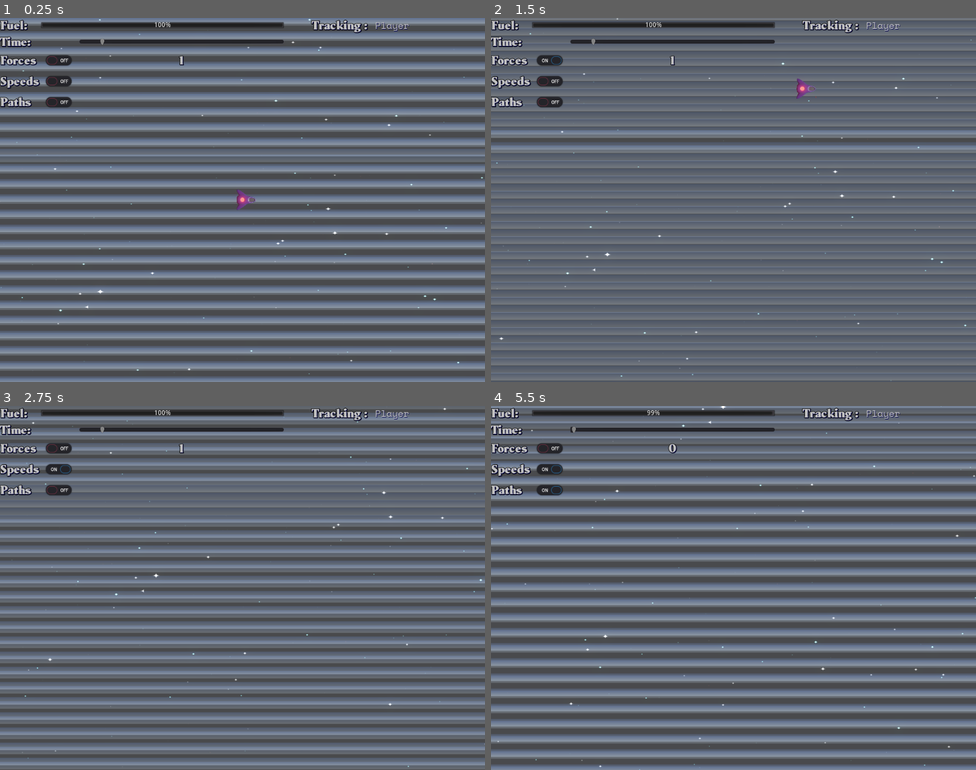
Above: before the commit, frames 1-4 (two rows, left to right).
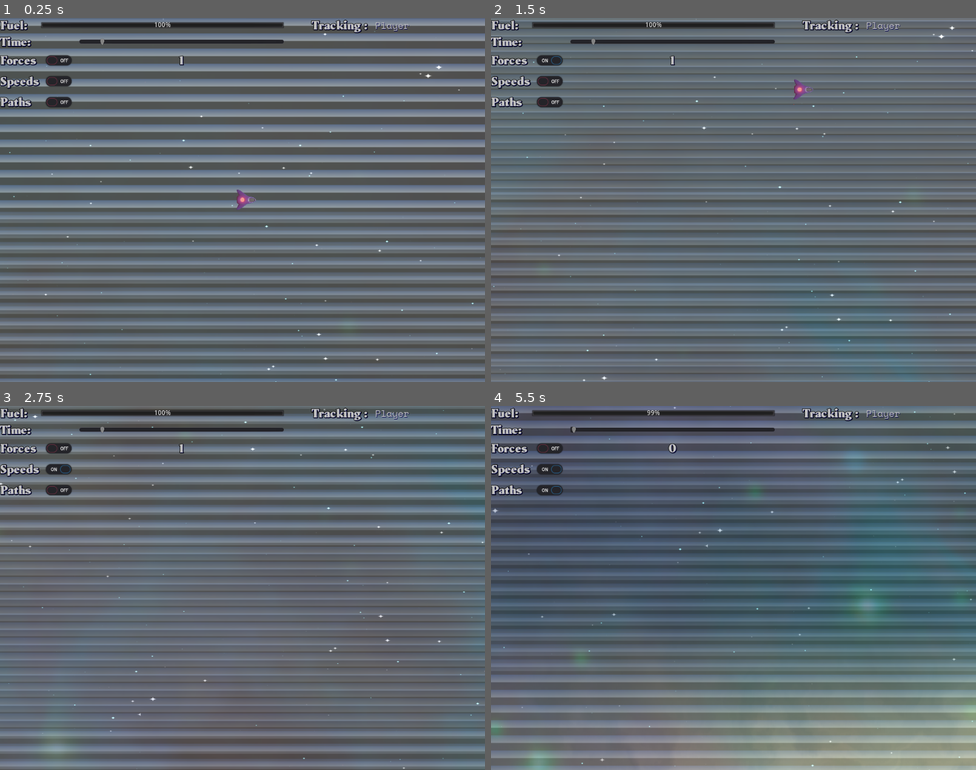
Above: after the commit, the same moments.

Repository: matheusfillipe/Space-Explorer
Game: Godot game, scene res://scenes/World.tscn
Same seed, same stepped clock (60 frames per second), same inputs: the game is played once before the commit and once after it. A sky picture missing from this copy of the repository is replaced by a grey-blue gradient.
Inputs (mouse positions are in pixels of both pictures, inside the frame that each line leads up to):
- Up to frame 1 (0.25 s): no input
- Up to frame 2 (1.5 s): click (549, 61) at 0.5 s; tap Enter at 1.25 s; drag from (733, 200) to (782, 119) at 1.27 s
- Up to frame 3 (2.75 s): click (58, 467) at 2 s
- Up to frame 4 (5.5 s): click (549, 489) at 2.75 s; drag from (636, 606) to (709, 660) at 3.52 s; move the mouse to (782, 507) at 4.27 s; hold Right (ui_right) 4.28-5 s; hold Keypad 2 (cam_down) 4.28-5 s; click (782, 507) at 4.42 s; tap Space at 4.55 s; drag from (709, 660) to (588, 533) at 5.02 s

The runs differ from the first frame. In frame 1, 63% of the frame differs, in the area x 0-100%, y 0-100%; in frame 2, 24%; in frame 3, 39%; in frame 4, 58%.

Commit message:
Added refuel nebulas
Refactor
Added global sate

Diff:
--- /dev/null
+++ b/global/GlobalSate.gd
@@ -0,0 +1,26 @@
+extends Node
+
+var kbodies = [] setget set_kbodies
+var timescale: float = 0.0 setget set_timescale
+
+signal kbody_added
+signal kbody_removed
+signal kbodies_changed
+signal timescale_changed
+
+func set_timescale(value):
+	timescale = max(0, value)
+	emit_signal("timescale_changed", timescale)
+
+func set_kbodies(value):
+	kbodies = value
+	emit_signal("kbodies_changed")
+
+func add_kbody(body):
+	kbodies.append(body)
+	emit_signal("kbody_added", body)
+
+func del_kbody(body):
+	kbodies.erase(body)
+	emit_signal("kbody_removed", body)
+	body.queue_free()
--- a/global/PlayerState.gd
+++ b/global/PlayerState.gd
@@ -1,16 +1,9 @@
 extends Node
 
 var fuel = 100 setget set_fuel
-var timescale: float = 0.0 setget set_timescale
 
 signal fuel_changed
 signal no_fuel
-signal timescale_changed
-
-func set_timescale(value):
-	timescale = max(0, value)
-	emit_signal("timescale_changed", timescale)
-
 
 func set_fuel(value):
 	fuel = max(0, min(100, value))
--- a/objects/Camera.gd
+++ b/objects/Camera.gd
@@ -13,6 +13,20 @@
 
 var drags = PoolVector2Array()
 var attached = true
+var paralax_layers = []
+
+func _ready():
+	for layer in Utils.get_children_with_type(self, ParallaxLayer):
+		paralax_layers.append([layer, layer.motion_scale])
+
+func update_paralax():
+	"""Change paralax on zooming"""
+	for layer in paralax_layers:
+		layer[0].motion_scale.x = layer[1].x / zoom.x
+		layer[0].motion_scale.y = layer[1].y / zoom.y
+
+	# HACK This is so the paralax doesn't disappear when detached
+	global_position += Vector2(0, -10)
 
 func _process(delta):
 	var input_vector = Vector2.ZERO
@@ -33,18 +47,22 @@
 	if Input.is_action_pressed("cam_reset_pos"):
 		attached = true
 		zoom = Vector2.ONE
+		update_paralax()
 
 	if Input.is_action_pressed("cam_reset_zoom"):
 		zoom = Vector2.ONE
+		update_paralax()
 
 	if Input.is_action_pressed("cam_in"):
 		zoom /= keyboard_zoom_multiplier
+		update_paralax()
 
 	if Input.is_action_pressed("cam_out"):
 		zoom *= keyboard_zoom_multiplier
+		update_paralax()
 
 	if Input.is_action_just_pressed("mouse_left_click"):
-		for body in current_scene.kbodies:
+		for body in GlobalSate.kbodies:
 			if body.has_mouse:
 				track_object = body
 				attached = true
@@ -53,11 +71,13 @@
 	if Input.is_action_just_pressed("track_player"):
 		track_object = player
 		zoom = Vector2.ONE
+		update_paralax()
 		attached = true
 
 	# Scale click areas
-	for body in current_scene.kbodies:
+	for body in GlobalSate.kbodies:
 		body.scale_click_area(zoom)
+
 
 	if attached:
 		global_position = track_object.global_position
@@ -75,7 +95,9 @@
 			if event.button_index == BUTTON_WHEEL_UP:
 				# global_position = get_global_mouse_position()
 				zoom /= scroll_wheel_zoom_multiplier
+				update_paralax()
 			# zoom out
 			if event.button_index == BUTTON_WHEEL_DOWN:
 				# global_position = get_global_mouse_position()
 				zoom *= scroll_wheel_zoom_multiplier
+				update_paralax()
--- a/objects/HUD.gd
+++ b/objects/HUD.gd
@@ -1,4 +1,6 @@
 extends CanvasLayer
+
+export var data_update_time = 0.5
 
 signal time_scale_changed
 signal toggle_forces
@@ -8,6 +10,8 @@
 var display_force = false
 var display_velocity = false
 var display_path = false
+var tracking_body = null
+var is_tracking = false
 
 onready var current_scene = get_tree().get_current_scene()
 onready var player = current_scene.get_node("Player")
@@ -19,6 +23,7 @@
 onready var forces_label = $HBoxContainer/VBoxContainer/GridContainer/forces
 onready var tracking_label = $HBoxContainer/VBoxContainer2/HBoxContainer/Tracking
 onready var hover_label = $HBoxContainer/VBoxContainer2/hover
+onready var data_timer = $DataTimer
 
 func _ready():
 # warning-ignore:return_value_discarded
@@ -26,7 +31,7 @@
 # warning-ignore:return_value_discarded
 	PlayerState.connect("no_fuel", self, "no_fuel")
 # warning-ignore:return_value_discarded
-	PlayerState.connect("timescale_changed", self, "set_timescale")
+	GlobalSate.connect("timescale_changed", self, "set_timescale")
 
 func set_timescale(value):
 	time_slider.value = value
@@ -40,13 +45,20 @@
 func set_tracking(body):
 	tracking_label.text = body.name
 
+func update_data(body):
+	hover_label.add_color_override("font_color", body.color)
+	hover_label.text = body.name + " %8dau away" % Utils.body_distance(body, player)
+	data_timer.start(data_update_time)
+	tracking_body = body
+	is_tracking = true
+
 func set_hover(body):
-	hover_label.add_color_override("font_color", body.color)
-	hover_label.text = body.name + " %5.2fau away" % Utils.body_distance(body, player)
+	update_data(body)
 	body.connect("unhovered", self, "clear_hover")
 
 func clear_hover(body):
 	hover_label.text = ""
+	is_tracking = false
 	body.disconnect("unhovered", self, "clear_hover")
 
 func _on_HSlider_value_changed(value):
@@ -74,3 +86,10 @@
 
 func _on_path_toggled(button_pressed):
 	emit_signal("toggle_paths", button_pressed)
+
+
+func _on_DataTimer_timeout():
+	if not is_tracking:
+		return
+	hover_label.text = tracking_body.name + " %8dau away" % Utils.body_distance(tracking_body, player)
+	data_timer.start(data_update_time)
--- a/objects/Player.gd
+++ b/objects/Player.gd
@@ -1,9 +1,12 @@
 extends "res://objects/KBody.gd"
 
-export var fuel_consunption_rate = 6
-export var spin_fuel_consunption_rate = 2
-export var power = 10
+export var fuel_consunption_rate = 3
+export var spin_fuel_consunption_rate = 0.5
+export var power = 12
 export var break_power = 4
+export var refuel_rate = 10
+
+onready var state = PlayerState
 
 var has_fuel = true
 var is_thrusting = false
--- a/objects/Player.tscn
+++ b/objects/Player.tscn
@@ -265,6 +265,7 @@
 
 [node name="Player" instance=ExtResource( 1 )]
 show_behind_parent = true
+collision_layer = 5
 script = ExtResource( 4 )
 
 [node name="flame" type="AnimatedSprite" parent="." index="0"]
@@ -275,7 +276,7 @@
 scale = Vector2( 0.25, 0.2 )
 frames = SubResource( 3 )
 animation = "flame"
-frame = 17
+frame = 16
 playing = true
 
 [node name="flame_right" type="AnimatedSprite" parent="." index="1"]
@@ -287,7 +288,7 @@
 scale = Vector2( 0.105713, 0.0488803 )
 frames = SubResource( 3 )
 animation = "flame"
-frame = 23
+frame = 22
 playing = true
 
 [node name="flame_left" type="AnimatedSprite" parent="." index="2"]
@@ -299,7 +300,7 @@
 scale = Vector2( 0.105713, 0.0488803 )
 frames = SubResource( 3 )
 animation = "flame"
-frame = 16
+frame = 15
 playing = true
 
 [node name="arrow" parent="Vector/center" index="0"]
--- /dev/null
+++ b/objects/Refuel.gd
@@ -0,0 +1,34 @@
+extends Area2D
+export var capacity = 20
+
+var refueling_bodies = []
+var consumed = 0
+
+onready var orig_modulate = modulate
+
+func _process(delta):
+	if consumed > capacity:
+		queue_free()
+		return
+
+	var fueling = false
+	for body in refueling_bodies:
+		if body.state.fuel >= 100:
+			continue
+		body.state.fuel += body.refuel_rate * delta
+		consumed += body.refuel_rate * delta
+		fueling = true
+	if fueling:
+		modulate.b = max(max(orig_modulate.r, orig_modulate.g), orig_modulate.b)
+		modulate.r = 1
+		modulate.g = 1
+	else:
+		modulate = orig_modulate
+	modulate.a = clamp((capacity - consumed) / capacity, 0, 1)
+
+func _on_Refuel_body_entered(body):
+	refueling_bodies.append(body)
+
+
+func _on_Refuel_body_exited(body):
+	refueling_bodies.erase(body)
--- /dev/null
+++ b/objects/Refuel.tscn
@@ -0,0 +1,54 @@
+[gd_scene load_steps=10 format=2]
+
+[ext_resource path="res://objects/Refuel.gd" type="Script" id=1]
+[ext_resource path="res://assets/White.png" type="Texture" id=2]
+[ext_resource path="res://shaders/fog.shader" type="Shader" id=3]
+
+[sub_resource type="Gradient" id=5]
+offsets = PoolRealArray( 0, 0, 0.0818584, 0.424779, 0.50885, 0.891593, 1 )
+colors = PoolColorArray( 0, 0, 0, 1, 0, 0, 0, 1, 0.210156, 0.210156, 0.210156, 1, 1, 1, 1, 1, 1, 1, 1, 1, 0.171875, 0.14452, 0.14452, 1, 0, 0, 0, 1 )
+
+[sub_resource type="GradientTexture" id=6]
+gradient = SubResource( 5 )
+
+[sub_resource type="OpenSimplexNoise" id=3]
+
+[sub_resource type="NoiseTexture" id=4]
+seamless = true
+noise = SubResource( 3 )
+
+[sub_resource type="ShaderMaterial" id=2]
+shader = ExtResource( 3 )
+shader_param/hdr_threshold = 0.0
+shader_param/octaves = 10
+shader_param/starting_amplitude = 0.387
+shader_param/starting_frequency = 0.8
+shader_param/shift = 0.0
+shader_param/velocity = Vector2( 0.08, 0.01 )
+shader_param/fog_color = Color( 3, 2, 2, 1 )
+shader_param/dissolve_value = 0.76
+shader_param/dissolve_cut = false
+shader_param/dissolve_rotate = true
+shader_param/noise = SubResource( 4 )
+shader_param/dissolve_noise_img = SubResource( 6 )
+
+[sub_resource type="CircleShape2D" id=7]
+radius = 74.0
+
+[node name="Refuel" type="Area2D"]
+collision_layer = 0
+collision_mask = 4
+script = ExtResource( 1 )
+
+[node name="Black" type="Sprite" parent="."]
+modulate = Color( 3, 3, 2, 1 )
+material = SubResource( 2 )
+scale = Vector2( 0.3, 0.3 )
+texture = ExtResource( 2 )
+
+[node name="CollisionShape2D" type="CollisionShape2D" parent="."]
+visible = false
+shape = SubResource( 7 )
+
+[connection signal="body_entered" from="." to="." method="_on_Refuel_body_entered"]
+[connection signal="body_exited" from="." to="." method="_on_Refuel_body_exited"]
--- a/project.godot
+++ b/project.godot
@@ -19,6 +19,7 @@
 
 Utils="*res://global/Utils.gd"
 PlayerState="*res://global/PlayerState.gd"
+GlobalSate="*res://global/GlobalSate.gd"
 
 [display]
 
@@ -91,6 +92,7 @@
 
 2d_physics/layer_1="Colision"
 2d_physics/layer_2="Click"
+2d_physics/layer_3="Player"
 
 [physics]
 
--- a/scenes/DrawingCanvas.gd
+++ b/scenes/DrawingCanvas.gd
@@ -1,12 +1,10 @@
 extends Node2D
-
-var kbodies = []
 
 func _ready():
 	set_process(true)
 
 func _draw():
-	for body in kbodies:
+	for body in GlobalSate.kbodies:
 		if body.display_path:
 			if body.mark_path():
 				draw_polyline(body.tracked_path, body.color, 1)
--- a/scenes/HUD.tscn
+++ b/scenes/HUD.tscn
@@ -206,7 +206,12 @@
 margin_bottom = 66.0
 custom_fonts/font = SubResource( 1 )
 
+[node name="DataTimer" type="Timer" parent="."]
+wait_time = 0.5
+one_shot = true
+
 [connection signal="value_changed" from="HBoxContainer/VBoxContainer/GridContainer/HSlider" to="." method="_on_HSlider_value_changed"]
 [connection signal="toggled" from="HBoxContainer/VBoxContainer/GridContainer/forces" to="." method="_on_forces_toggled"]
 [connection signal="toggled" from="HBoxContainer/VBoxContainer/GridContainer/velocity" to="." method="_on_velocity_toggled"]
 [connection signal="toggled" from="HBoxContainer/VBoxContainer/GridContainer/path" to="." method="_on_path_toggled"]
+[connection signal="timeout" from="DataTimer" to="." method="_on_DataTimer_timeout"]
--- a/scenes/World.gd
+++ b/scenes/World.gd
@@ -6,6 +6,8 @@
 onready var hud = $HUD
 onready var canvas = $DrawCanvas
 
+export var G = 50000
+export var max_arrow_scale = 1000
 export var simulation_speed: float = 0.0
 export var timescale_keymap = {
 	KEY_1: .1,
@@ -27,14 +29,16 @@
 
 func _ready():
 	Engine.time_scale = simulation_speed * simulation_speed_faker
+	Utils.G = G
 	for body in Utils.get_children_with_type(self, KBody):
 		# warning-ignore:return_value_discarded
 		body.connect("hovered", hud, "set_hover")
+		body.max_display_vector_scale = min(body.max_display_vector_scale, max_arrow_scale)
 		kbodies.append(body)
 
 	print(kbodies)
-	PlayerState.timescale = simulation_speed
-	canvas.kbodies = kbodies
+	GlobalSate.kbodies = kbodies
+	GlobalSate.timescale = simulation_speed
 
 
 func _physics_process(_delta):
@@ -43,9 +47,9 @@
 # warning-ignore:return_value_discarded
 		get_tree().reload_current_scene()
 
-	for body1 in kbodies:
+	for body1 in GlobalSate.kbodies:
 		body1.applied_force = Vector2.ZERO
-		for body2 in kbodies:
+		for body2 in GlobalSate.kbodies:
 			if body1 != body2:
 				body1.applied_force += Utils.get_force(body1, body2)
 
@@ -56,10 +60,10 @@
 		return
 	if event.scancode == KEY_SPACE and simulation_speed == 0:
 		simulation_speed = 1
-		PlayerState.timescale = simulation_speed
+		GlobalSate.timescale = simulation_speed
 	elif event.scancode in timescale_keymap:
 		simulation_speed = timescale_keymap[event.scancode]
-		PlayerState.timescale = simulation_speed
+		GlobalSate.timescale = simulation_speed
 
 func _on_HUD_time_scale_changed(value):
 	simulation_speed = value
@@ -67,15 +71,15 @@
 
 
 func _on_HUD_toggle_forces(active):
-	for body in kbodies:
+	for body in GlobalSate.kbodies:
 		body.display_force = active
 
 
 func _on_HUD_toggle_speeds(active):
-	for body in kbodies:
+	for body in GlobalSate.kbodies:
 		body.display_velocity = active
 
 
 func _on_HUD_toggle_paths(active):
-	for body in kbodies:
+	for body in GlobalSate.kbodies:
 		body.display_path = active
--- a/scenes/World.tscn
+++ b/scenes/World.tscn
@@ -12,6 +12,7 @@
 [ext_resource path="res://assets/nebula.jpg" type="Texture" id=10]
 [ext_resource path="res://shaders/edge_dissolve.shader" type="Shader" id=11]
 [ext_resource path="res://scenes/DrawingCanvas.gd" type="Script" id=12]
+[ext_resource path="res://objects/Refuel.tscn" type="PackedScene" id=13]
 
 [sub_resource type="Environment" id=1]
 background_mode = 4
@@ -41,6 +42,7 @@
 [node name="World" type="Node2D"]
 show_behind_parent = true
 script = ExtResource( 1 )
+max_arrow_scale = 200
 simulation_speed = 1.0
 
 [node name="WorldEnvironment" type="WorldEnvironment" parent="."]
@@ -58,7 +60,7 @@
 [node name="HUD" parent="." instance=ExtResource( 8 )]
 
 [node name="Player" parent="." instance=ExtResource( 7 )]
-position = Vector2( 1071, 719 )
+position = Vector2( 1138, 7035 )
 color = Color( 0.905882, 0.141176, 0.0823529, 1 )
 
 [node name="Places" type="Node2D" parent="."]
@@ -73,7 +75,7 @@
 [node name="Nebula4" type="Sprite" parent="Places"]
 modulate = Color( 1, 1, 1, 0.568627 )
 material = SubResource( 2 )
-position = Vector2( 3943, 10034 )
+position = Vector2( 4843, 11590 )
 rotation = 3.14159
 scale = Vector2( 8, 8 )
 texture = ExtResource( 10 )
@@ -204,7 +206,51 @@
 initial_rotation = 5.0
 color = Color( 0.501961, 1, 0.501961, 1 )
 
-[node name="BlackHole" parent="." instance=ExtResource( 9 )]
+[node name="Refuels" type="Node2D" parent="."]
+
+[node name="Refuel" parent="Refuels" instance=ExtResource( 13 )]
+position = Vector2( 3133, 3391 )
+scale = Vector2( 5, 5 )
+
+[node name="Refuel2" parent="Refuels" instance=ExtResource( 13 )]
+position = Vector2( 1054, 4638 )
+scale = Vector2( 5, 5 )
+
+[node name="Refuel3" parent="Refuels" instance=ExtResource( 13 )]
+position = Vector2( 2634, 5042 )
+scale = Vector2( 5, 5 )
+
+[node name="Refuel10" parent="Refuels" instance=ExtResource( 13 )]
+position = Vector2( 6926, 17942 )
+scale = Vector2( 5, 5 )
+
+[node name="Refuel8" parent="Refuels" instance=ExtResource( 13 )]
+position = Vector2( 75, 6419 )
+scale = Vector2( 5, 5 )
+
+[node name="Refuel4" parent="Refuels" instance=ExtResource( 13 )]
+position = Vector2( 1802, -624 )
+scale = Vector2( 5, 5 )
+
+[node name="Refuel5" parent="Refuels" instance=ExtResource( 13 )]
+position = Vector2( 780, -517 )
+scale = Vector2( 5, 5 )
+
+[node name="Refuel6" parent="Refuels" instance=ExtResource( 13 )]
+position = Vector2( -3620, 5376 )
+scale = Vector2( 5, 5 )
+
+[node name="Refuel7" parent="Refuels" instance=ExtResource( 13 )]
+position = Vector2( 768, 10537 )
+scale = Vector2( 20, 20 )
+
+[node name="Refuel9" parent="Refuels" instance=ExtResource( 13 )]
+position = Vector2( 1123, 12836 )
+scale = Vector2( 20, 20 )
+
+[node name="BlackHoles" type="Node2D" parent="."]
+
+[node name="BlackHole" parent="BlackHoles" instance=ExtResource( 9 )]
 position = Vector2( 408, 10208 )
 
 [connection signal="time_scale_changed" from="HUD" to="." method="_on_HUD_time_scale_changed"]
--- /dev/null
+++ b/shaders/fog.shader
@@ -0,0 +1,94 @@
+shader_type canvas_item;
+
+// glow info
+uniform float hdr_threshold: hint_range(0,1) = 1.0; // Pixels with higher color than 1 will glow
+
+// Amount of detail.
+uniform int octaves = 4;
+
+// Opacity of the output fog.
+uniform float starting_amplitude: hint_range(0.0, 0.5) = 0.5;
+
+// Rate of pattern within the fog.
+uniform float starting_frequency = 1.0;
+
+// Shift towards transparency (clamped) for sparser fog.
+uniform float shift: hint_range(-1.0, 0.0) = -0.2;
+
+// Direction and speed of travel.
+uniform vec2 velocity = vec2(1.0, 1.0);
+
+// Color of the fog.
+uniform vec4 fog_color: hint_color = vec4(0.0, 0.0, 0.0, 1.0);
+
+// Noise texture; OpenSimplexNoise is great, but any filtered texture is fine.
+uniform sampler2D noise;
+
+
+uniform sampler2D dissolve_noise_img : hint_albedo;
+uniform float dissolve_value : hint_range(0,1);
+uniform bool dissolve_cut = true;
+uniform bool dissolve_rotate = false;
+
+float rand(vec2 uv) {
+	float amplitude = starting_amplitude;
+	float frequency = starting_frequency;
+	float output = 0.0;
+	for (int i = 0; i < octaves; i++) {
+		output += texture(noise, uv * frequency).x * amplitude;
+		amplitude /= 2.0;
+		frequency *= 2.0;
+	}
+	return clamp(output + shift, 0.0, 1.0);
+}
+
+vec4 sample_glow_pixel(sampler2D tex, vec2 uv) {
+    return max(texture(tex, uv, 2.0) - hdr_threshold, vec4(0.0));
+}
+
+vec2 rotateUV(vec2 uv, vec2 pivot, float rotation) {
+    float sine = sin(rotation);
+    float cosine = cos(rotation);
+
+    uv -= pivot;
+    uv.x = uv.x * cosine - uv.y * sine;
+    uv.y = uv.x * sine + uv.y * cosine;
+    uv += pivot;
+
+    return uv;
+}
+
+vec4 dissolve(vec4 main_texture, vec2 uv) {
+    vec4 noise_texture = texture(dissolve_noise_img, uv);
+    if (dissolve_rotate) {
+        noise_texture.x *= texture(dissolve_noise_img, rotateUV(uv, vec2(0.5), 3.141/2.0)).x;
+    }
+    // modify the main texture's alpha using the noise texture
+    if (dissolve_cut){
+        main_texture.a *= floor(dissolve_value + min(0.99, noise_texture.x));
+    } else {
+        main_texture.a *= noise_texture.x; // floor(dissolve_value + min(0.99, noise_texture.x));
+    }
+    return main_texture;
+}
+
+
+
+void fragment() {
+
+    // fog
+	vec2 motion = vec2(rand(UV + TIME * starting_frequency * velocity));
+	vec4 fog = mix(vec4(0.0), fog_color, rand(UV + motion));
+
+    // GLOW
+    vec2 ps = SCREEN_PIXEL_SIZE;
+    // Get blurred color from pixels considered glowing
+    vec4 col0 = sample_glow_pixel(TEXTURE, UV + vec2(-ps.x, 0));
+    vec4 col1 = sample_glow_pixel(TEXTURE, UV + vec2(ps.x, 0));
+    vec4 col2 = sample_glow_pixel(TEXTURE, UV + vec2(0, -ps.y));
+    vec4 col3 = sample_glow_pixel(TEXTURE, UV + vec2(0, ps.y));
+
+    vec4 glowing_col = 0.25 * (col0 + col1 + col2 + col3);
+    vec4 col = fog;
+    COLOR = dissolve(vec4(col.rgb + glowing_col.rgb, col.a), UV);
+}
Binary file added: assets/White.png
Not shown, added: assets/White.png.import
Not shown: 1 places in scenes/World.tscn that only renumber resources
